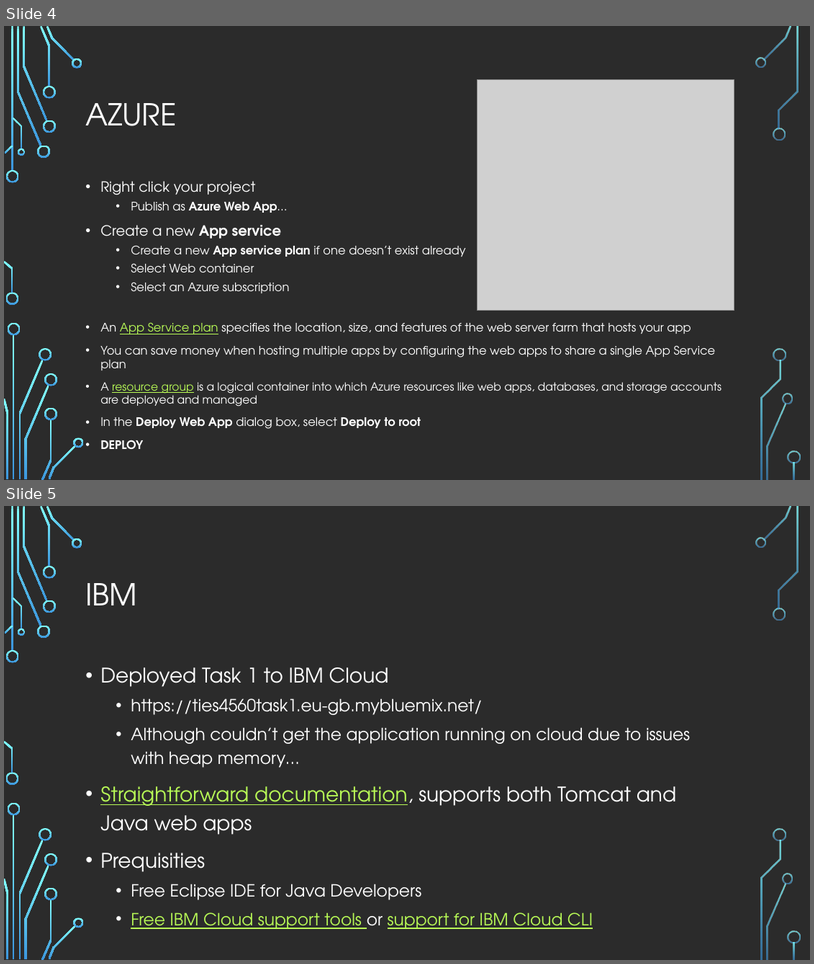
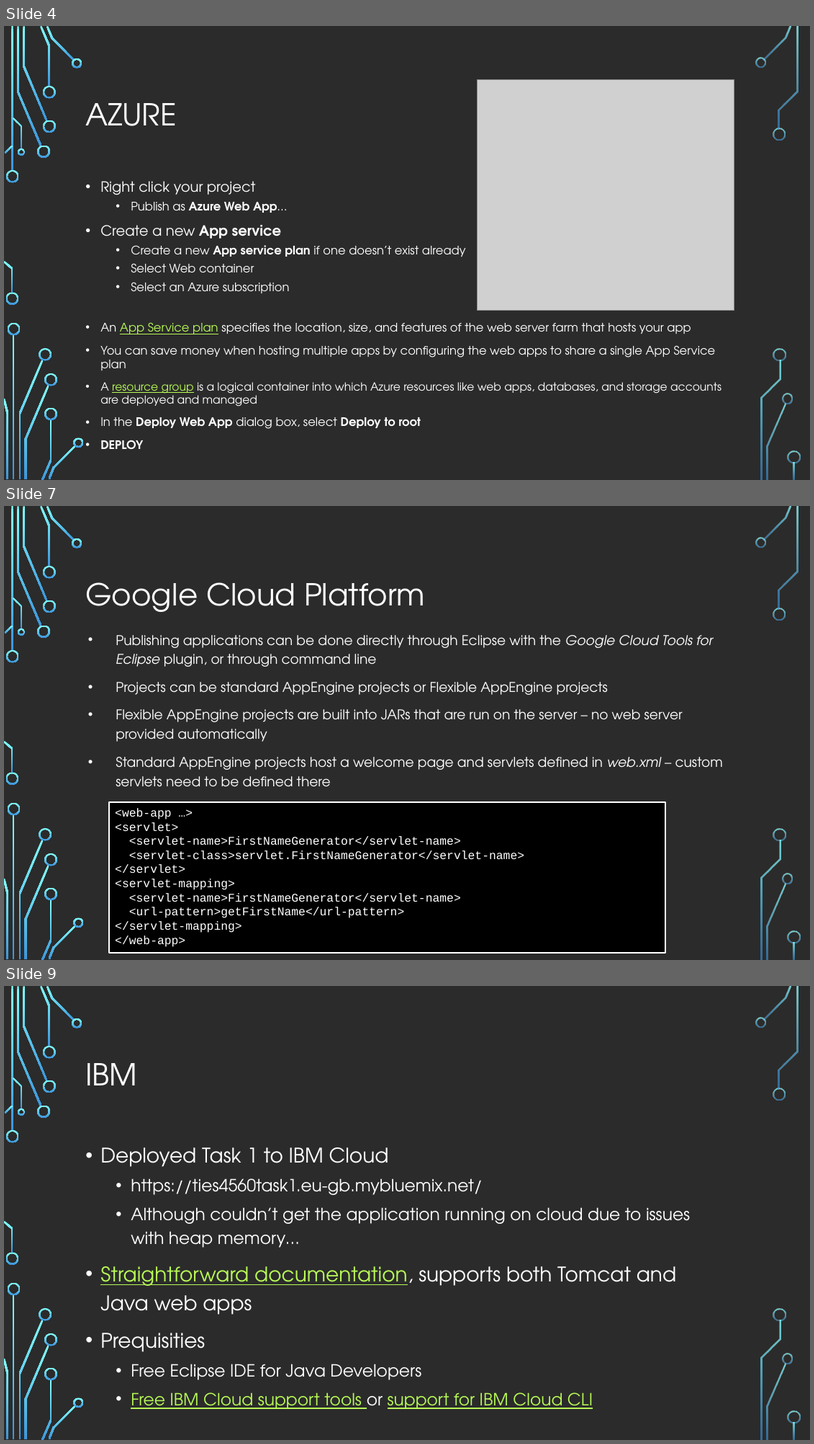
Before and after one commit to Rampastring/ties4560, a slide deck: Task-5/task5.pptx. Shown one above the other, each under a label of ours: slides 4 and 5 before the commit, slides 4, 7 and 9 after it; the slides between them are not shown. The pictures are 814x964 and 814x1444 pixels, drawn with LibreOffice and Linux fonts; fonts in the diff are those of the drawing; grey boxes stand for pictures; background and template pictures are left out; a plain dark background stands for a picture behind light text. Boxes give left, top, right and bottom in pixels: in the first picture for what was removed or moved away, otherwise in the second. Text is boxed around its words. In the diff, an @@ line names an element or a change of style, - is before the commit and + after.

Commit message:
Add presentation slides for running Task 2.1 on Google Cloud

```diff
--- a/Task-5/task5.pptx
+++ b/Task-5/task5.pptx
@@ slide 7 added at [4, 506, 810, 960], background picture (left out); not listed: 36 template elements that a slide beside it also shows @@
@@ title added at [85, 582, 425, 612], 36 pt, text #FFFFFF @@
+Google Cloud Platform
@@ text added at [116, 635, 723, 787], 16 pt, text #FFFFFF @@
+• Publishing applications can be done directly through Eclipse with the Google Cloud Tools for Eclipse plugin, or through command line
+• Projects can be standard AppEngine projects or Flexible AppEngine projects
+• Flexible AppEngine projects are built into JARs that are run on the server – no web server provided automatically
+• Standard AppEngine projects host a welcome page and servlets defined in web.xml – custom servlets need to be defined there
@@ rectangle added at [109, 802, 666, 952], fill #000000, outline #FFFFFF 2 pt, 14 pt, text #FFFFFF @@
+<web-app …>
+<servlet>
+<servlet-name>FirstNameGenerator</servlet-name>
+<servlet-class>servlet.FirstNameGenerator</servlet-name>
+</servlet>
+<servlet-mapping>
+<servlet-name>FirstNameGenerator</servlet-name>
+<url-pattern>getFirstName</url-pattern>
+</servlet-mapping>
+</web-app>
@@ what was slide 5 is now slide 9 @@
```
Also in this commit, not shown: 1 slide changed, 3 other slides added.
